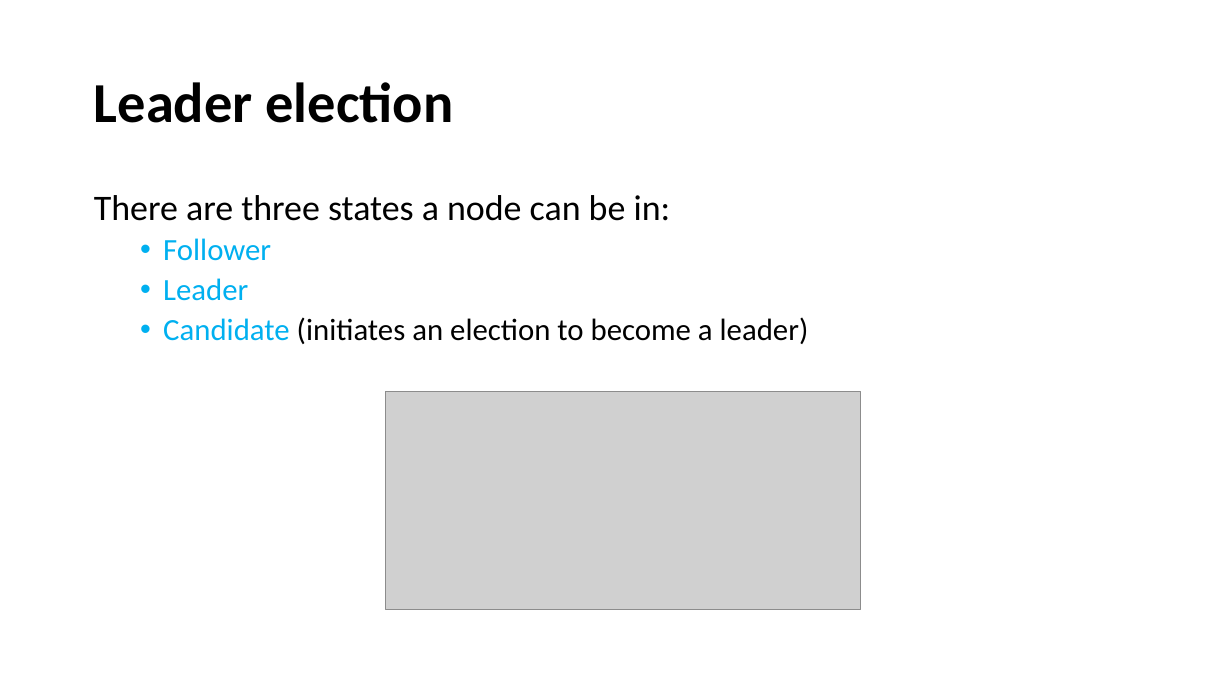
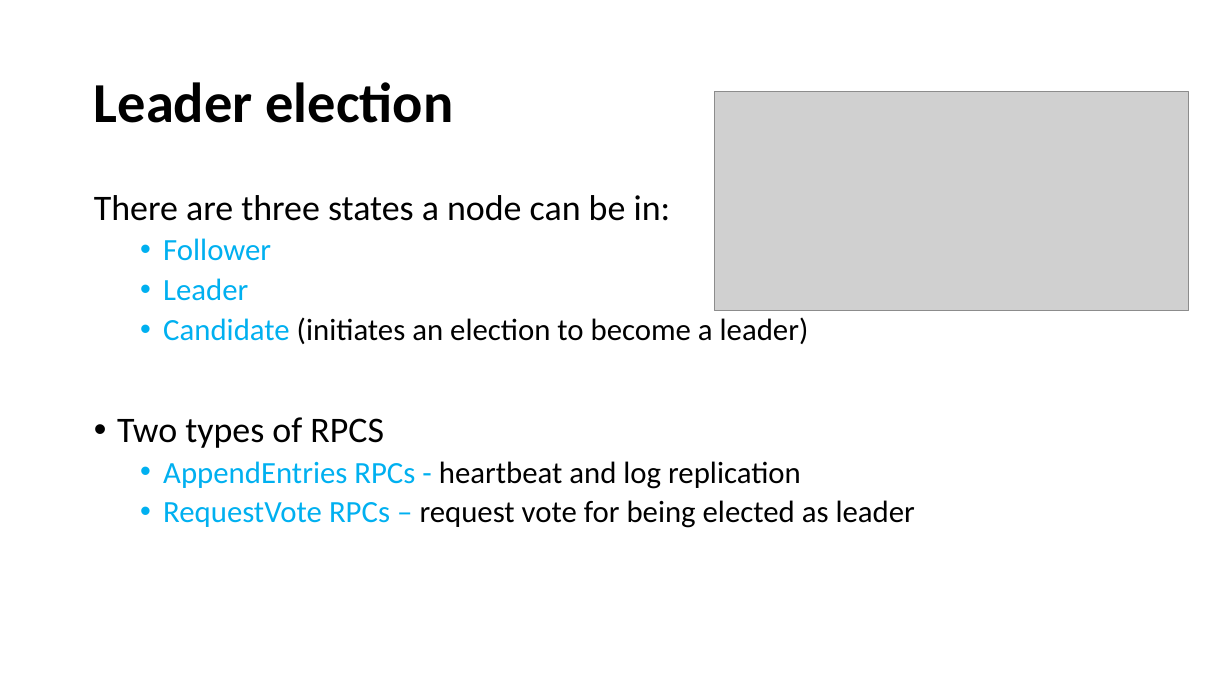
Before and after one commit to paulsaswata/public, a slide deck: slide 5 of The Raft Consensus Algorithm.pptx. Drawn at 1232x693 pixels with LibreOffice and Linux fonts; fonts in the diff are those of the drawing; grey boxes stand for pictures. Boxes give left, top, right and bottom in pixels: in the first picture for what was removed or moved away, otherwise in the second. Text is boxed around its words. In the diff, an @@ line names an element or a change of style, - is before the commit and + after.

```diff
--- a/The Raft Consensus Algorithm.pptx
+++ b/The Raft Consensus Algorithm.pptx
@@ picture: place and size @@
-picture at box(386, 391, 861, 610)
+picture at box(714, 91, 1189, 311)
@@ text at box(117, 417, 915, 528): paragraphs added @@
+• Two types of RPCS
+  • AppendEntries RPCs - heartbeat and log replication
+  • RequestVote RPCs – request vote for being elected as leader
```
Also in this commit, not shown: 5 other slides changed.
